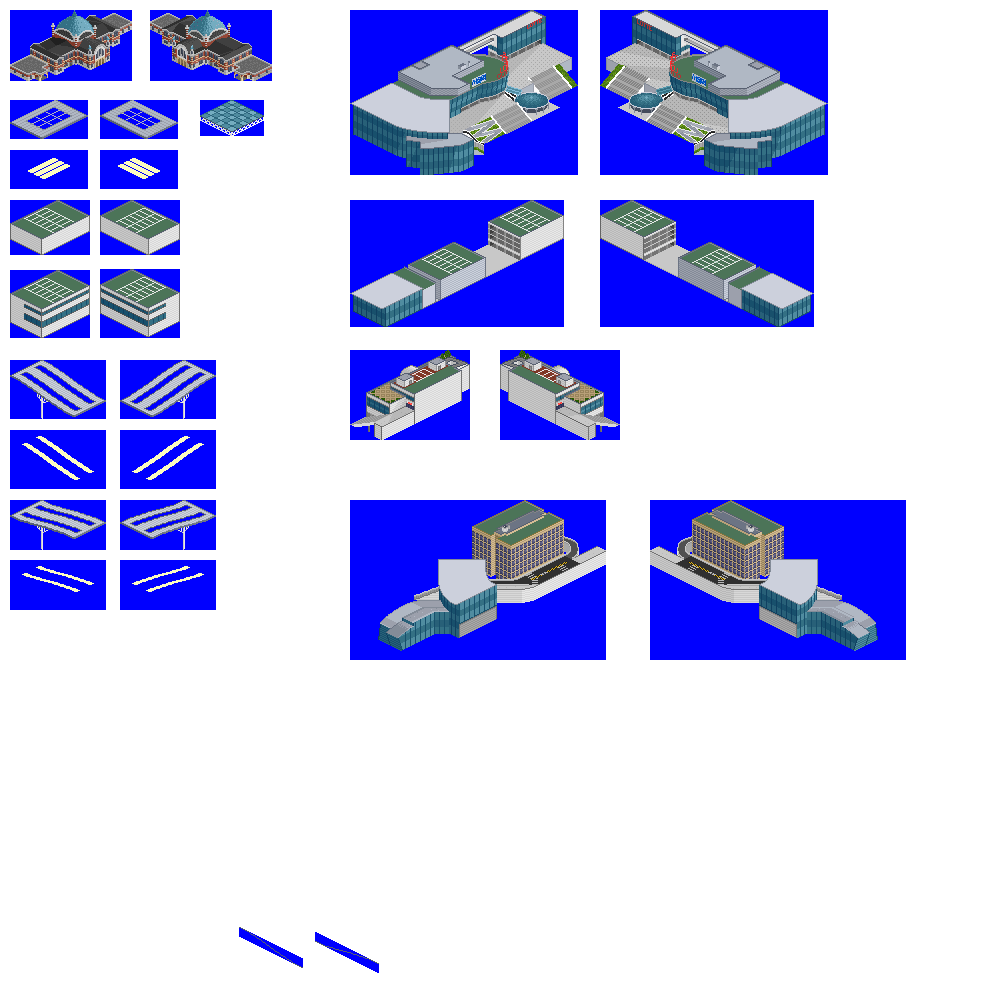
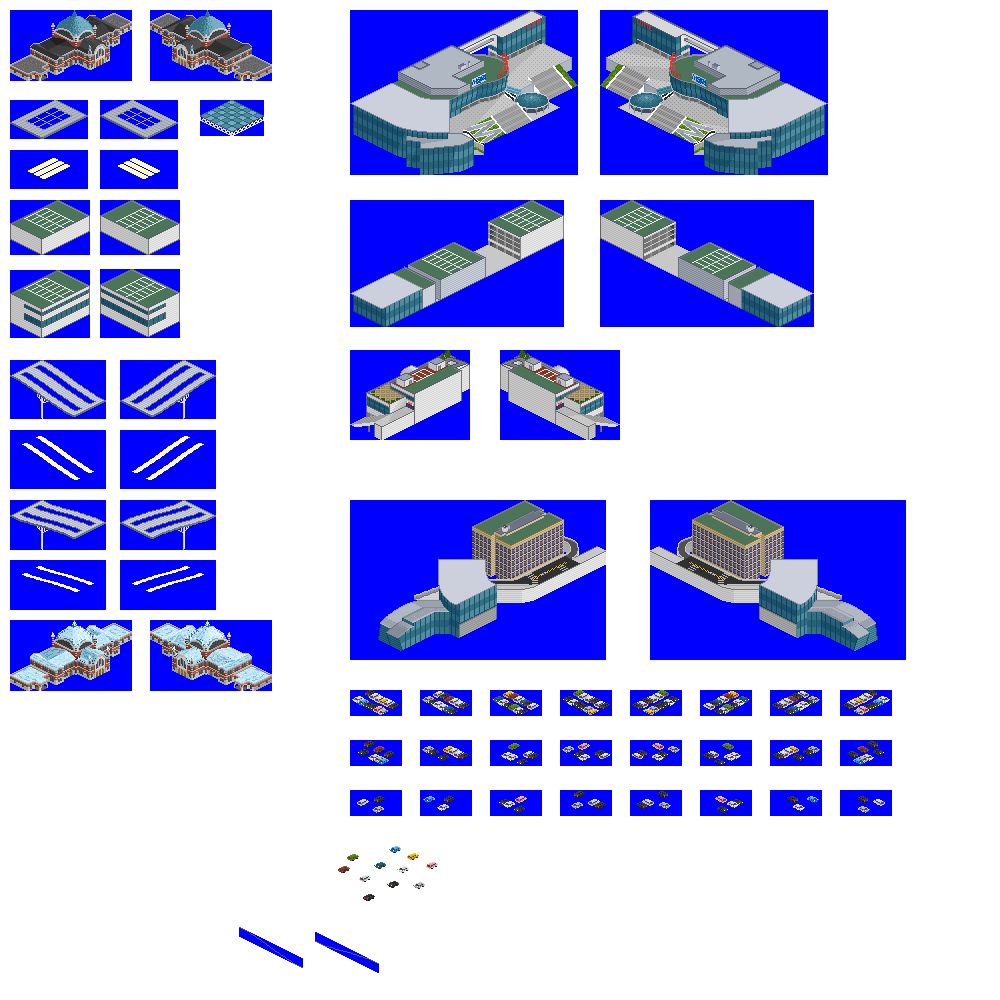
Before/after of a 1000×1000 layered artwork. What changed in the layer stack:
added layer "cars" above "snow" over left=338, top=690, right=890, bottom=901
renamed "buildings _6" to "snow", painted on it over left=10, top=620, right=379, bottom=901
renamed "grounds" to "buildings", painted on it over left=10, top=620, right=878, bottom=901
painted on "배경" over left=10, top=620, right=892, bottom=816
